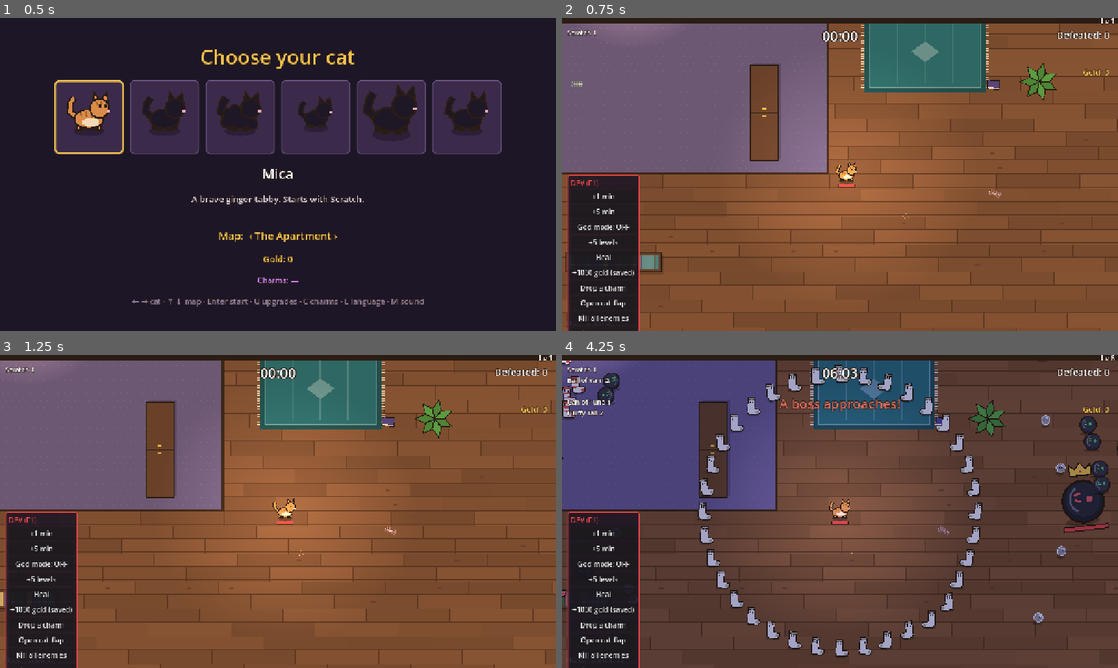
Above: before the commit, frames 1-4 (two rows, left to right).
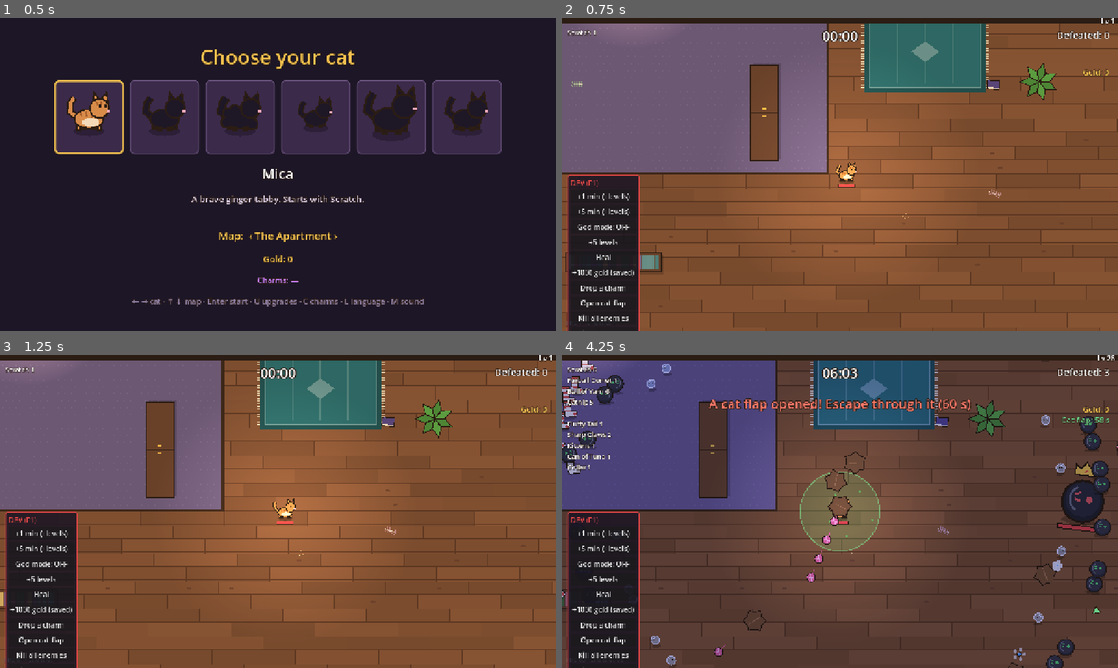
Above: after the commit, the same moments.

Repository: johnniccon01/cat-survivors
Game: Godot game, scene res://scenes/character_select.tscn
The game is run twice, just before and just after one commit, with the same random seed, the same clock (stepped at 60 frames per second) and the same inputs.
Inputs (mouse positions are in pixels of both pictures, inside the frame that each line leads up to):
- Up to frame 1 (0.5 s): no input
- Up to frame 2 (0.75 s): tap Enter (ui_accept) at 0.5 s; move the mouse to (962, 158) at 0.52 s; hold D (move_right) from 0.53 s (still down); hold C (charms) from 0.53 s (still down); click (962, 158) at 0.67 s
- Up to frame 3 (1.25 s): keep holding D (move_right); keep holding C (charms); tap U (shop) at 0.77, 1.07 s
- Up to frame 4 (4.25 s): release D (move_right) at 1.25 s; release C (charms) at 1.25 s; click (600, 533) at 1.25 s, where only the run before the commit has a clickable "+1 min"; click (600, 549) at 2 s, where only the run before the commit has a clickable "+5 min"; click "+5 levels" at 2.75 s; drag from (728, 527) to (812, 574) at 3.52 s

Frame 1 is identical in both runs. In frame 2, 0.2% of the frame differs, in the area x 3-13%, y 56-64%; in frame 3, 0.2%; in frame 4, 10%, in the area x 0-100%, y 0-100%.

Commit message:
Calmer pacing, guaranteed cat flaps, dev time-skip with catch-up
- Soft cap on alive regular enemies (170 + 5/min, max 260); peak in a
  12-minute test dropped from ~360 to ~220
- 12 s without regular spawns after a boss falls ("catch your breath"),
  plus a 10 s lull every 2.5 minutes
- A cat flap always opens at 5, 10 and 15 minutes
- Dev panel time skips now level the cat to the expected level with
  sensible picks and open a chest per skipped boss; skipped ring/swarm
  events no longer fire all at once
- Debug: --catch-up with --start-minute; bot logs peak enemy count

Co-Authored-By: Claude Opus 5.5 <noreply@anthropic.com>

Diff:
--- a/locale/translations.csv
+++ b/locale/translations.csv
@@ -238,3 +238,4 @@
 CHARM_NINTH_LIFE_DESC,Come back once after dying,Po smrti sa raz vrátiš
 CHARM_TWIN_KITTEN_NAME,Twin Kitten,Mačacie dvojča
 CHARM_TWIN_KITTEN_DESC,+1 projectile for all weapons,+1 projektil pre všetky zbrane
+BREATHER,Boss down – catch your breath!,Boss porazený – vydýchni si!
--- a/scripts/main.gd
+++ b/scripts/main.gd
@@ -20,6 +20,7 @@
 ##   --levels=N         start with N random level-up picks (to test late game)
 ##   --extract          open a cat flap right away
 ##   --drop-charm       drop a random charm next to the cat at the start
+##   --catch-up         with --start-minute: level the cat like the dev panel's skip does
 
 const HEART_DROP_CHANCE := 0.005
 const COIN_DROP_CHANCE := 0.015
@@ -28,6 +29,10 @@
 const DEATH_GOLD_KEPT := 0.5
 ## Cat flaps only open from this point of the run on.
 const EXTRACT_FROM := 180.0
+## A cat flap always opens at these minutes, even without a boss or quest.
+const FLAP_MINUTES := [5, 10, 15]
+## Quiet time after a boss falls.
+const BOSS_BREATHER := 12.0
 ## Charm drop chances.
 const CHARM_CHANCE_ELITE := 0.06
 const CHARM_CHANCE_BOSS := 0.35
@@ -52,10 +57,12 @@
 ## Bot runs log XP gained per minute to catch progression bugs.
 var _xp_log: Dictionary = {}
 var _xp_seen := 0.0
+var _max_alive := 0
 var bosses_killed := 0
 var extraction: Extraction
 ## Charms picked up this run: only kept by escaping or winning.
 var run_charms: Array[String] = []
+var _flap_index := 0
 var chests_opened := 0
 
 var _args := OS.get_cmdline_user_args()
@@ -81,7 +88,9 @@
 	if spawner.stage_id == "BASEMENT" and not Profile.is_unlocked("LUNA"):
 		var intro := "STORY_BASEMENT_COLLAR" if Profile.has_flag("collar") else "STORY_BASEMENT_INTRO"
 		hud.show_banner.call_deferred(tr(intro), 6.0)
-	spawner.elapsed = float(_arg("--start-minute=", "0")) * 60.0
+	spawner.skip_to(float(_arg("--start-minute=", "0")) * 60.0)
+	if "--catch-up" in _args:
+		_catch_up.call_deferred(spawner.elapsed)
 	_bot_time += spawner.elapsed
 	night.setup(spawner, player)
 	quests = QuestDirector.new()
@@ -150,7 +159,11 @@
 		var minute := floori(spawner.elapsed / 60.0)
 		_xp_log[minute] = _xp_log.get(minute, 0.0) + pickups.total_xp - _xp_seen
 		_xp_seen = pickups.total_xp
+		_max_alive = maxi(_max_alive, enemies.enemies.size())
 	hud.update_quest(quests.active)
+	if _flap_index < FLAP_MINUTES.size() and spawner.elapsed >= FLAP_MINUTES[_flap_index] * 60.0:
+		_flap_index += 1
+		_open_extraction(true)
 	hud.update_extraction(extraction)
 	hud.update_boss(final_boss if is_instance_valid(final_boss) and not final_boss.dead else null)
 	if _bot and (spawner.elapsed >= _bot_time or _run_over):
@@ -164,6 +177,7 @@
 			enemies.enemies.size(), player.is_dead])
 		print("BOT: weapons=%s passives=%s props_broken=%d bosses_killed=%d chests=%d won=%s" % [
 			weapons, player.passives, props_broken, bosses_killed, chests_opened, _run_over and not player.is_dead])
+		print("BOT: most enemies alive at once=%d" % _max_alive)
 		print("BOT: gold=%d streak=%d extraction_open=%s charms=%s owned=%s" % [floori(run_gold), Profile.streak, extraction != null, run_charms, Profile.charms])
 		var per_minute: Array[String] = []
 		for m: int in _xp_log:
@@ -219,6 +233,8 @@
 		pickups.spawn_named("coin", pos + Vector2(14, 6), 25.0)
 		_maybe_drop_charm(pos + Vector2(-14, 6), CHARM_CHANCE_BOSS)
 		_open_extraction()
+		spawner.calm_for(BOSS_BREATHER)
+		hud.show_banner(tr("BREATHER"), 3.0)
 	elif randf() < HEART_DROP_CHANCE:
 		pickups.spawn_named("heart", pos + Vector2(6, 0), HEART_DROP_AMOUNT)
 	elif randf() < COIN_DROP_CHANCE:
@@ -410,6 +426,16 @@
 	hud.show_summary(lines)
 
 
+func _catch_up(seconds: float) -> void:
+	var dev := DevPanel.new()
+	dev.main = self
+	var start := spawner.elapsed
+	spawner.skip_to(0.0)
+	dev._skip(seconds)
+	spawner.skip_to(start)
+	dev.free()
+
+
 func _charm_names() -> String:
 	return ", ".join(run_charms.map(func(id: String) -> String: return tr("CHARM_%s_NAME" % id)))
 
--- a/scripts/spawner.gd
+++ b/scripts/spawner.gd
@@ -7,6 +7,10 @@
 ##
 ## Difficulty keeps up with the cat: enemy health grows with the cat's level
 ## and with the Curse power-up, which also brings more and faster enemies.
+##
+## Pacing: a soft cap limits how many regular enemies are alive at once, and
+## calm periods (after a boss falls, plus a short lull every few minutes)
+## stop regular spawning so the player can breathe.
 
 signal boss_spawned(boss_id: String)
 signal stage_cleared
@@ -22,12 +26,20 @@
 const ELITE_HP := 8.0
 const RING_RADIUS := 240.0
 const SWARM_TIME := 7.0
+## Alive-enemy cap for regular spawns: starts here, grows per minute, tops out.
+const CAP_BASE := 170
+const CAP_PER_MINUTE := 5
+const CAP_MAX := 260
+const LULL_EVERY := 150.0
+const LULL_TIME := 10.0
 
 @export var stage_id := "LIVING_ROOM"
 
 var elapsed := 0.0
 ## Stops regular spawning (duels, final boss).
 var paused := false
+## Seconds left of a calm period (no regular spawns, elites or events).
+var calm := 0.0
 
 var _player: Player
 var _enemies: EnemyManager
@@ -37,6 +49,7 @@
 var _elite_timer := ELITE_EVERY
 var _wave_minute := -1
 var _events_done := 0
+var _lull_timer := LULL_EVERY
 var _cleared := false
 
 
@@ -63,6 +76,23 @@
 		if int(w["minute"]) <= minute:
 			wave = w
 	return wave
+
+
+func calm_for(seconds: float) -> void:
+	calm = maxf(calm, seconds)
+
+
+## How many regular enemies may be alive right now.
+func alive_cap() -> int:
+	return mini(CAP_BASE + floori(elapsed / 60.0) * CAP_PER_MINUTE, CAP_MAX)
+
+
+## Jumps the clock (dev tool) without firing every skipped event at once.
+func skip_to(seconds: float) -> void:
+	elapsed = seconds
+	var events: Array = _stage.get("events", [])
+	while _events_done < events.size() and float(events[_events_done]["minute"]) * 60.0 <= elapsed:
+		_events_done += 1
 
 
 ## Health multiplier for enemies spawned right now.
@@ -90,6 +120,13 @@
 	if paused:
 		return
 	_tick_props(delta)
+	_lull_timer -= delta
+	if _lull_timer <= 0.0:
+		_lull_timer = LULL_EVERY
+		calm_for(LULL_TIME)
+	if calm > 0.0:
+		calm -= delta
+		return
 	_tick_events()
 	var wave := current_wave()
 	var radius := _spawn_radius()
@@ -114,10 +151,11 @@
 	# Top up to the wave's minimum at once, then trickle more in until the
 	# wave's maximum (default: twice the minimum) is reached.
 	var alive := _enemies.enemies.size()
-	var minimum := roundi(int(wave["minimum"]) * _player.stat("curse"))
-	var maximum := mini(int(wave.get("maximum", minimum * 2)), EnemyManager.MAX_ENEMIES - 50)
+	var cap := roundi(alive_cap() * _player.stat("curse"))
+	var minimum := mini(roundi(int(wave["minimum"]) * _player.stat("curse")), cap)
+	var maximum := mini(int(wave.get("maximum", roundi(minimum * 1.4))), cap)
 	var count := int(wave.get("per_tick", 1)) if alive < maximum else 0
-	count = maxi(count, minimum - alive)
+	count = mini(maxi(count, minimum - alive), maxi(cap - alive, 0))
 	var pool: Array = wave["enemies"]
 	for i in count:
 		_spawn(pool.pick_random(), _player.position + Vector2.from_angle(randf() * TAU) * radius)
--- a/scripts/ui/dev_panel.gd
+++ b/scripts/ui/dev_panel.gd
@@ -28,8 +28,8 @@
 	title.text = "DEV (F1)"
 	title.add_theme_color_override("font_color", Color("e04646"))
 	box.add_child(title)
-	_button(box, "+1 min", func() -> void: _skip(60.0))
-	_button(box, "+5 min", func() -> void: _skip(300.0))
+	_button(box, "+1 min (+levels)", func() -> void: _skip(60.0))
+	_button(box, "+5 min (+levels)", func() -> void: _skip(300.0))
 	_god_button = _button(box, "God mode: OFF", _toggle_god)
 	_button(box, "+5 levels", _levels)
 	_button(box, "Heal", func() -> void: main.player.heal(9999.0))
@@ -56,9 +56,53 @@
 	return b
 
 
+## Jumps forward in time and catches the cat up as if it had played those
+## minutes: levels to the expected level, sensible upgrade picks, and one
+## chest per boss that was skipped.
 func _skip(seconds: float) -> void:
-	var limit: float = main.spawner.duration_minutes() * 60.0 - 5.0
-	main.spawner.elapsed = minf(main.spawner.elapsed + seconds, limit)
+	var spawner: Spawner = main.spawner
+	var from := spawner.elapsed
+	var to := minf(from + seconds, spawner.duration_minutes() * 60.0 - 5.0)
+	spawner.skip_to(to)
+	var player: Player = main.player
+	var target := DevPanel.expected_level(to / 60.0)
+	while player.level < target:
+		player.level += 1
+		Upgrades.apply(player, DevPanel.smart_pick(player))
+	for w: Dictionary in spawner.stage()["waves"]:
+		var at := float(w["minute"]) * 60.0
+		if at > from and at <= to and not (w.get("bosses", []) as Array).is_empty():
+			Upgrades.open_chest(player, 3)
+	player.xp = 0.0
+	player.heal(player.max_hp)
+	main.hud.update_xp(player)
+
+
+## Rough level a decent player has at this minute (from test runs).
+static func expected_level(minute: float) -> int:
+	if minute <= 8.0:
+		return 1 + roundi(minute * 3.4)
+	return 28 + roundi((minute - 8.0) * 3.0)
+
+
+## Picks like a sensible player: upgrade weapons you have, collect a few
+## more weapons, then passives that unlock evolutions.
+static func smart_pick(player: Player) -> Dictionary:
+	var offers := Upgrades.roll(player, 4)
+	var best: Dictionary = offers[0]
+	var best_score := -1.0
+	for o in offers:
+		var score := 1.0
+		if o["kind"] == "weapon":
+			score = 3.0 if o["level"] > 1 else (2.5 if player.weapon_count() < 4 else 0.5)
+		elif o["kind"] == "passive":
+			for w: Weapon in player.weapons.get_children():
+				if w.data.get("evolve", {}).get("with", "") == o["id"]:
+					score = 2.8
+		if score > best_score:
+			best_score = score
+			best = o
+	return best
 
 
 func _toggle_god() -> void:
@@ -69,12 +113,13 @@
 func _levels() -> void:
 	for i in 5:
 		main.player.level += 1
-		Upgrades.apply(main.player, Upgrades.roll(main.player)[0])
+		Upgrades.apply(main.player, DevPanel.smart_pick(main.player))
 	main.hud.update_xp(main.player)
 
 
 func _final_boss() -> void:
-	main.spawner.elapsed = main.spawner.duration_minutes() * 60.0 - 1.0
+	_skip(main.spawner.duration_minutes() * 60.0)
+	main.spawner.skip_to(main.spawner.duration_minutes() * 60.0 - 1.0)
 
 
 func _quest(kind: String) -> void:
Binary file changed: locale/translations.en.translation
Binary file changed: locale/translations.sk.translation
